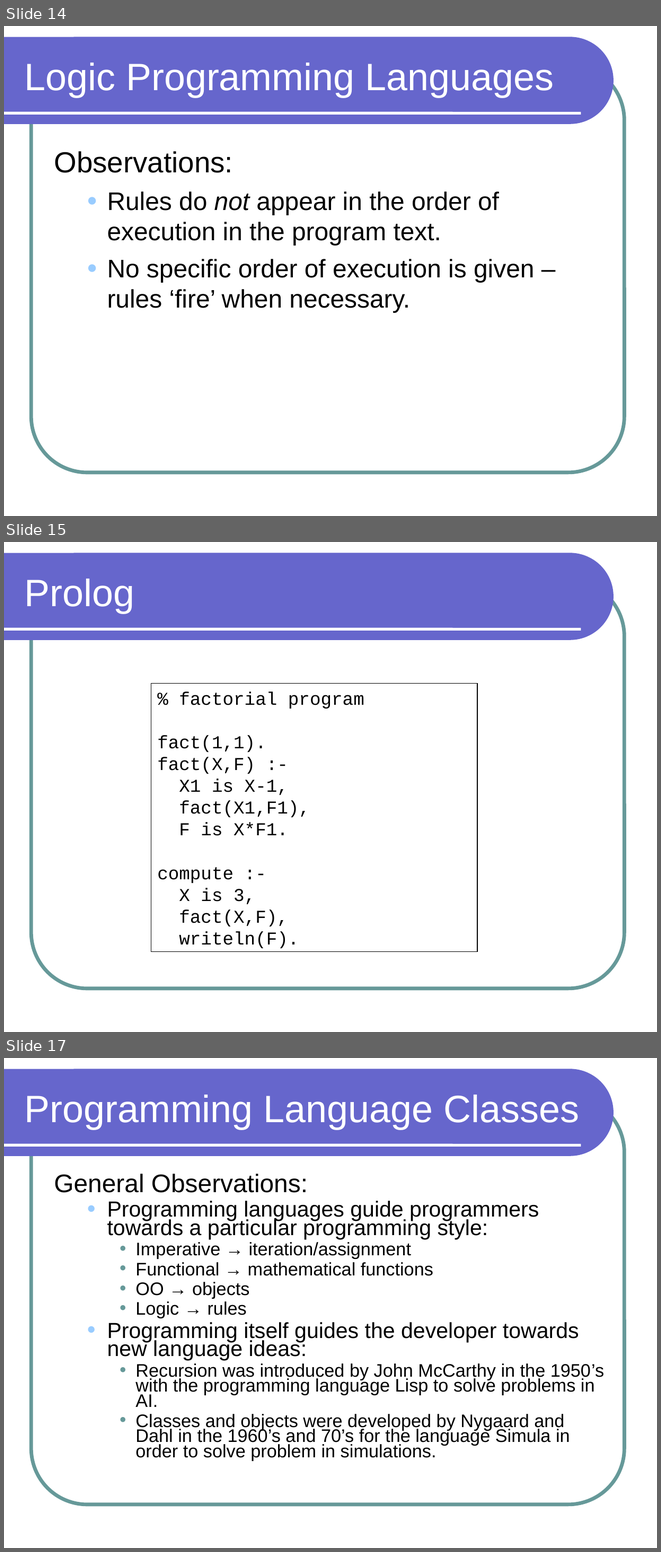
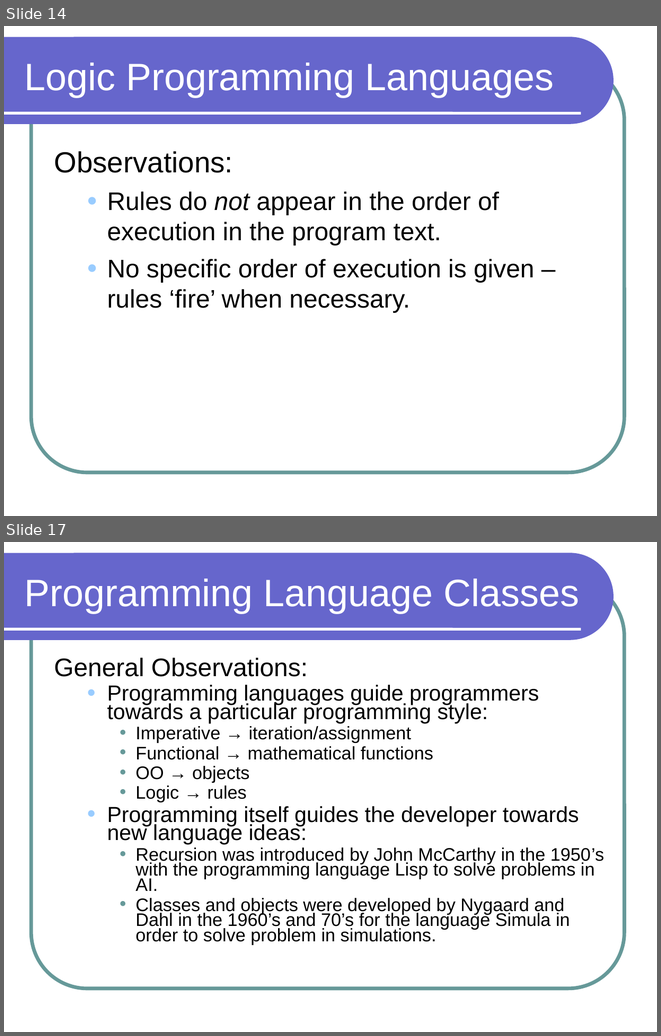
Before and after one commit to lutzhamel/CSC301, a slide deck: notes/csc301-ln001.ppt. Shown one above the other, each under a label of ours: slides 14, 15 and 17 before the commit, slides 14 and 17 after it; the slides between them are not shown. The pictures are 661x1552 and 661x1036 pixels, drawn with LibreOffice and Linux fonts; fonts in the diff are those of the drawing. Boxes give left, top, right and bottom in pixels: in the first picture for what was removed or moved away, otherwise in the second. Text is boxed around its words. In the diff, an @@ line names an element or a change of style, - is before the commit and + after.

```diff
--- a/notes/csc301-ln001.ppt
+++ b/notes/csc301-ln001.ppt
@@ slide 15 removed at <box>4,542,657,1032</box>, background #FFFFFF; not listed: 3 template elements that a slide beside it also shows @@
@@ title removed at <box>25,579,135,613</box> @@
-Prolog
@@ rectangle removed at <box>151,684,477,951</box> @@
-% factorial program
-fact(1,1).
-fact(X,F) :-
-X1 is X-1,
-fact(X1,F1),
-F is X*F1.
-compute :-
-X is 3,
-fact(X,F),
-writeln(F).
```
Also in this commit, not shown: 5 slides changed, 3 slides added, 2 other slides removed, 2 other files.
